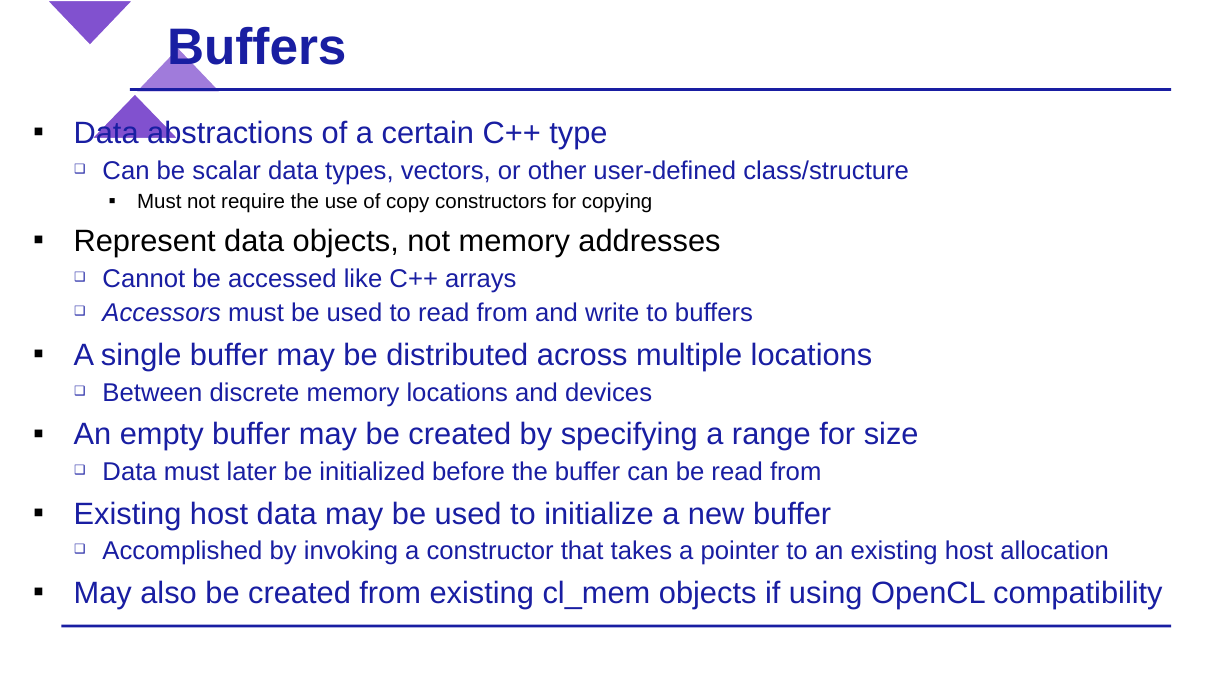
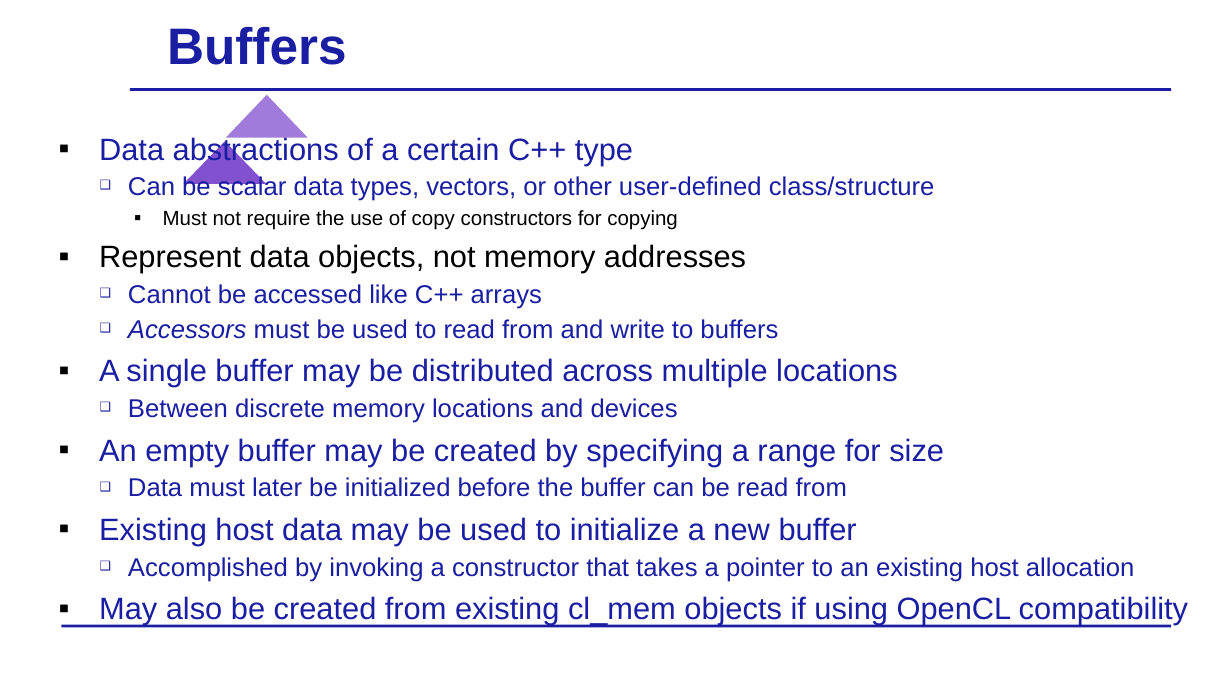
Before and after one commit to BenjaminMFindley/Reconfig-2-SYCL-DPCPP, a slide deck: slide 12 of Slides/SYCL_lecture_combined.pptx. Drawn at 1232x693 pixels with LibreOffice and Linux fonts; fonts in the diff are those of the drawing; background and template pictures are left out. Boxes give left, top, right and bottom in pixels: in the first picture for what was removed or moved away, otherwise in the second. Text is boxed around its words. In the diff, an @@ line names an element or a change of style, - is before the commit and + after.

```diff
--- a/Slides/SYCL_lecture_combined.pptx
+++ b/Slides/SYCL_lecture_combined.pptx
@@ triangle removed at (45,0,134,46) @@
@@ triangle: place and size @@
-triangle at (134,46,223,92)
+triangle at (223,92,311,139)
@@ text "Data abstractions of a certain ...": place and size @@
-text "Data abstractions of a certain ..." at (74,119,1162,609)
+text "Data abstractions of a certain ..." at (99,135,1188,625)
@@ triangle: place and size @@
-triangle at (90,92,179,139)
+triangle at (180,140,270,186)
```
Also in this commit, not shown: 28 other slides changed.
